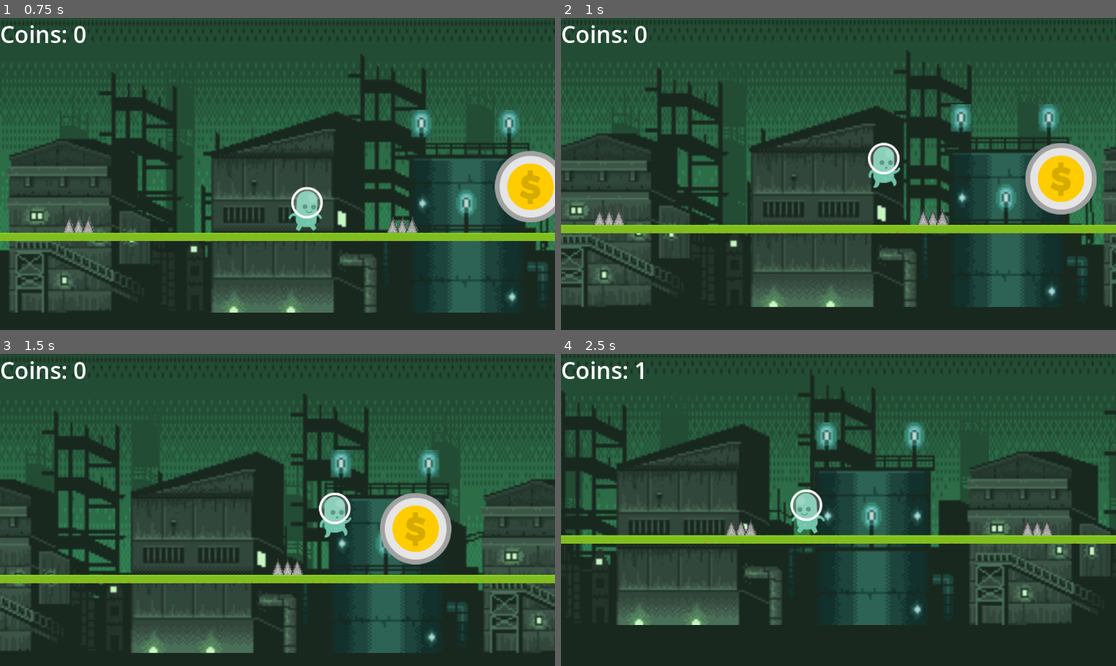
Above: before the commit, frames 1-4 (two rows, left to right).
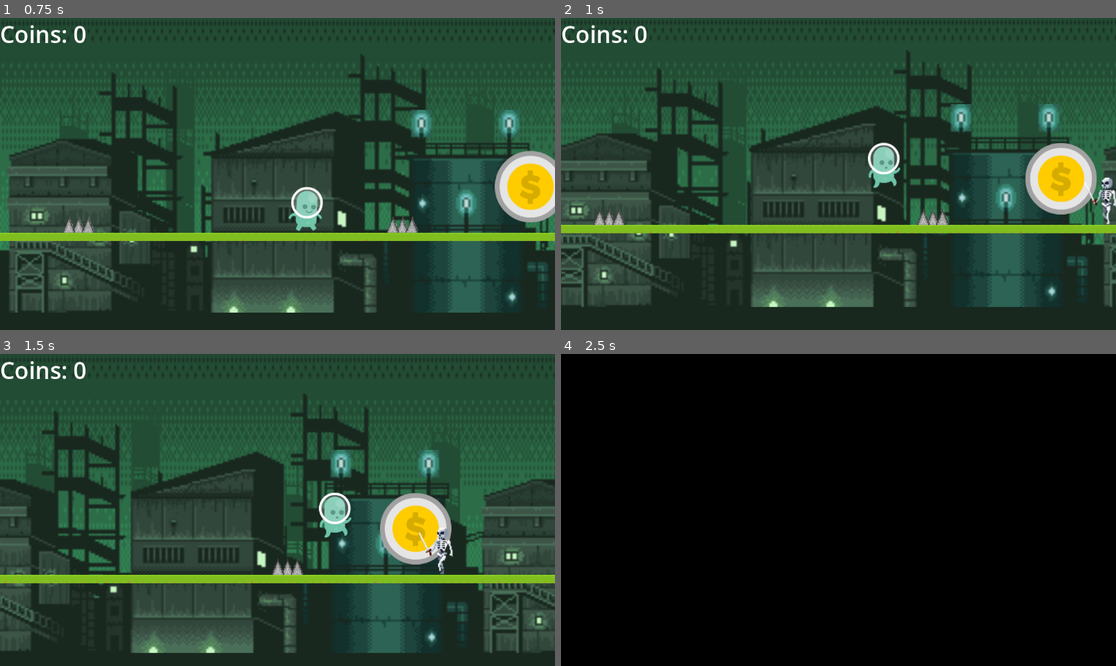
Above: after the commit, the same moments.

Repository: PietPadda/godot-2d-platformer
Game: Godot game, scene res://main.tscn
Same seed, same stepped clock (60 frames per second), same inputs: the game is played once before the commit and once after it.
Inputs:
- Up to frame 1 (0.75 s): tap Enter (ui_accept) at 0.5 s; hold Right (ui_right) from 0.53 s (still down)
- Up to frame 2 (1 s): keep holding Right (ui_right); tap Enter (ui_accept) at 0.77 s
- Up to frame 3 (1.5 s): keep holding Right (ui_right)
- Up to frame 4 (2.5 s): tap Enter (ui_accept) at 1.52 s; release Right (ui_right) at 2.03 s; hold Left (ui_left) from 2.03 s (still down)

Frame 1 is identical in both runs. In frame 2, 0.3% of the frame differs, in the area x 95-100%, y 51-67%; in frame 3, 0.3%; in frame 4, 100%, in the area x 0-100%, y 0-100%.

Commit message:
feat(enemy): randomize starting direction for unpredictability

Diff:
--- a/godot-2d-platformer/main.gd
+++ b/godot-2d-platformer/main.gd
@@ -4,6 +4,8 @@
 const WIN_SCREEN = preload("res://ui/win_screen.tscn")
 
 func _ready():
+	# seed the random number gen using the sys clock
+	randomize()
 	# listen for global level_finished signal
 	GameEvents.level_finished.connect(on_level_finished)
 
--- a/godot-2d-platformer/main.tscn
+++ b/godot-2d-platformer/main.tscn
@@ -3031,3 +3031,18 @@
 
 [node name="Mob" parent="." instance=ExtResource("8_ycdy4")]
 position = Vector2(-337, 268)
+
+[node name="Mob5" parent="." instance=ExtResource("8_ycdy4")]
+position = Vector2(1270, 268)
+
+[node name="Mob6" parent="." instance=ExtResource("8_ycdy4")]
+position = Vector2(2043, 268)
+
+[node name="Mob2" parent="." instance=ExtResource("8_ycdy4")]
+position = Vector2(-870, 268)
+
+[node name="Mob3" parent="." instance=ExtResource("8_ycdy4")]
+position = Vector2(-1597, 268)
+
+[node name="Mob4" parent="." instance=ExtResource("8_ycdy4")]
+position = Vector2(-2254, 268)
--- a/godot-2d-platformer/mob/mob.gd
+++ b/godot-2d-platformer/mob/mob.gd
@@ -6,9 +6,17 @@
 
 # variables
 var speed = 80.0 # walk speed
-var direction = -1.0 # -1 for left, 1 for right
+var direction: float # only init var
 var gravity = ProjectSettings.get_setting("physics/2d/default_gravity")
 var is_stomped = false # death state init
+
+# funct runs once when the mob is created
+func _ready():
+	# randi() % 2 gives us either 0 or 1, perfect 50/50 chance
+	if randi() % 2 == 0: # if even
+		direction = 1.0 # Go right
+	else: # if odd
+		direction = -1.0 # Go left
 
 # mob movement
 func _physics_process(delta):
--- a/godot-2d-platformer/mob/mob.tscn
+++ b/godot-2d-platformer/mob/mob.tscn
@@ -194,7 +194,9 @@
 [node name="AnimatedSprite2D" type="AnimatedSprite2D" parent="."]
 scale = Vector2(2, 2)
 sprite_frames = SubResource("SpriteFrames_aal5p")
-animation = &"walk"
+animation = &"squashed"
+frame = 12
+frame_progress = 1.0
 
 [node name="CollisionShape2D" type="CollisionShape2D" parent="."]
 position = Vector2(0, 20)
